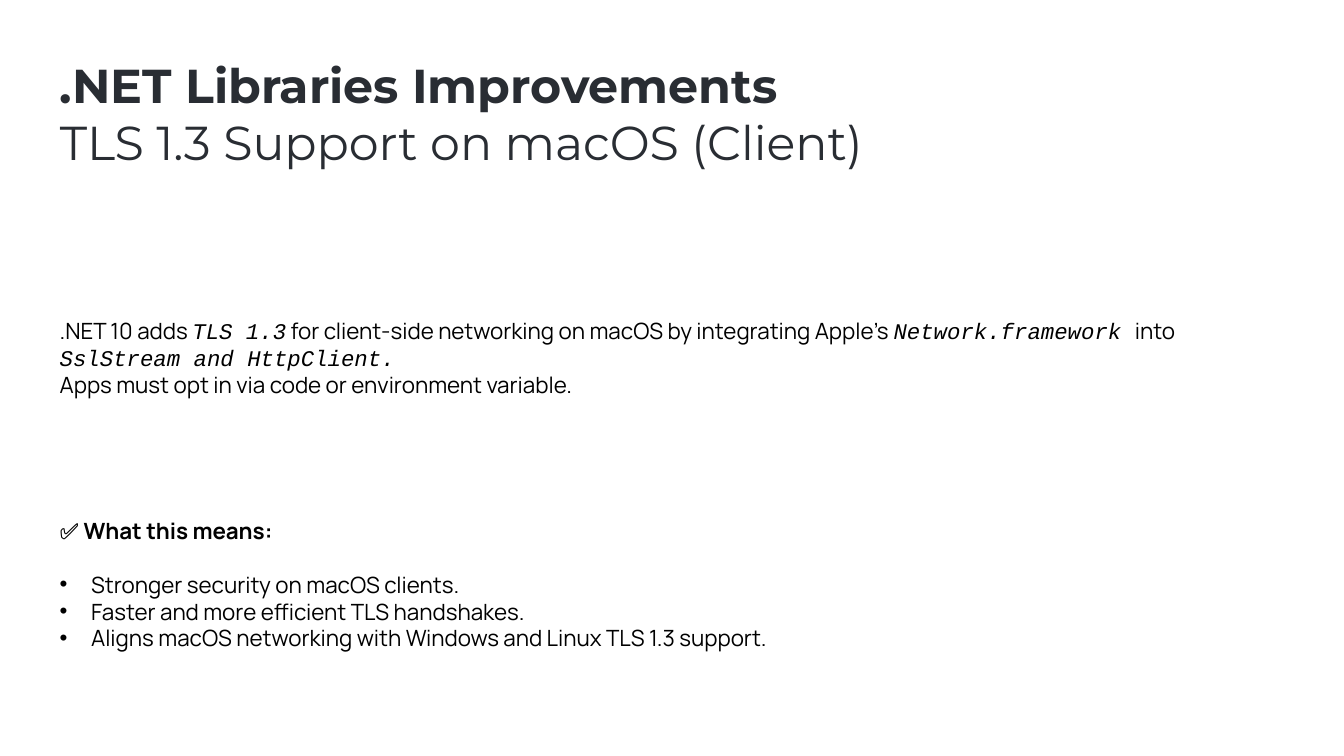
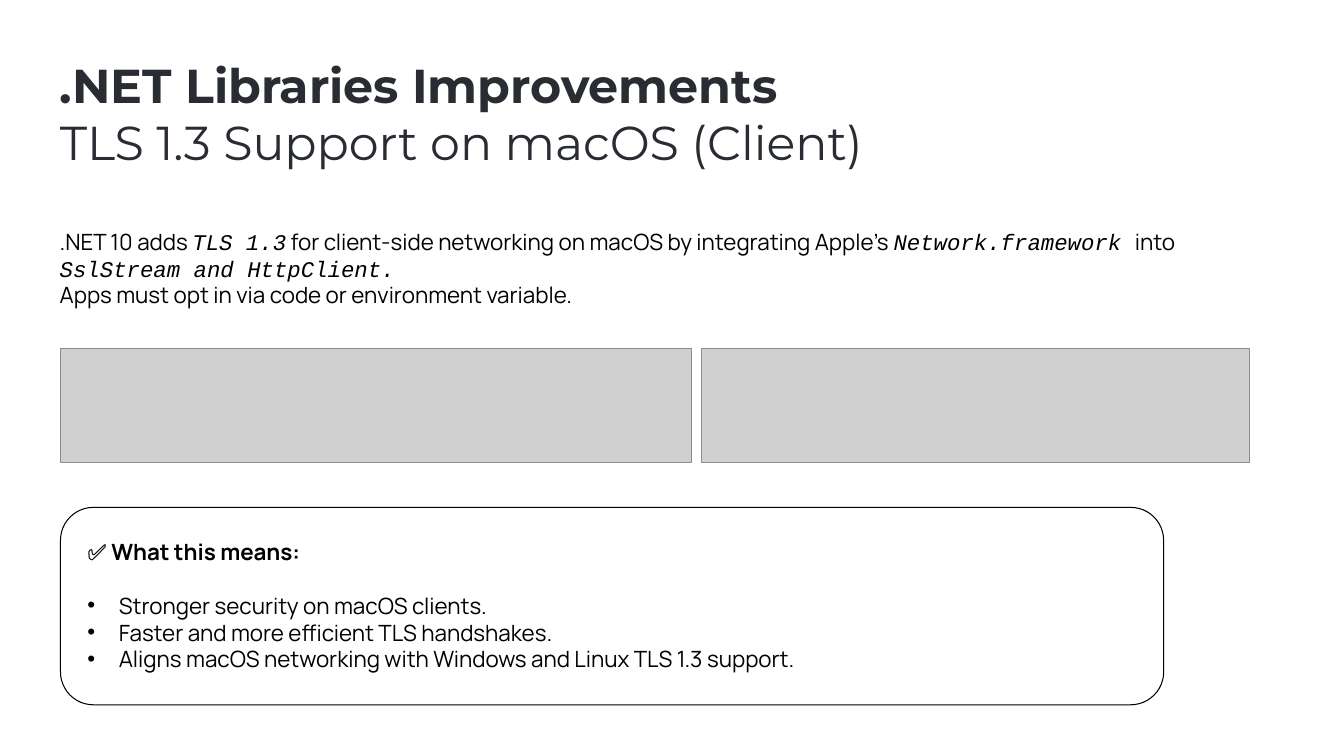
Before and after one commit to ebicoglu/presentations, a slide deck: slide 10 of abp-community-talks-2025.09.pptx. Drawn at 1344x756 pixels with LibreOffice and Linux fonts; fonts in the diff are those of the drawing; grey boxes stand for pictures; background and template pictures are left out. Boxes give left, top, right and bottom in pixels: in the first picture for what was removed or moved away, otherwise in the second. Text is boxed around its words. In the diff, an @@ line names an element or a change of style, - is before the commit and + after.

```diff
--- a/abp-community-talks-2025.09.pptx
+++ b/abp-community-talks-2025.09.pptx
@@ text ".NET 10 adds TLS 1.3 ...": place and size @@
-text ".NET 10 adds TLS 1.3 ..." at (60, 322, 1175, 399)
+text ".NET 10 adds TLS 1.3 ..." at (60, 233, 1175, 309)
@@ picture added at (60, 349, 692, 464) @@
@@ picture added at (702, 349, 1250, 464) @@
@@ rounded rectangle added at (60, 507, 1164, 705), outline #000000 0.75 pt @@
@@ text "✅ What this means:": place and size @@
-text "✅ What this means:" at (84, 522, 766, 652)
+text "✅ What this means:" at (111, 543, 794, 673)
```
Also in this commit, not shown: 17 other slides changed, 2 slides added, 1 slide removed.
